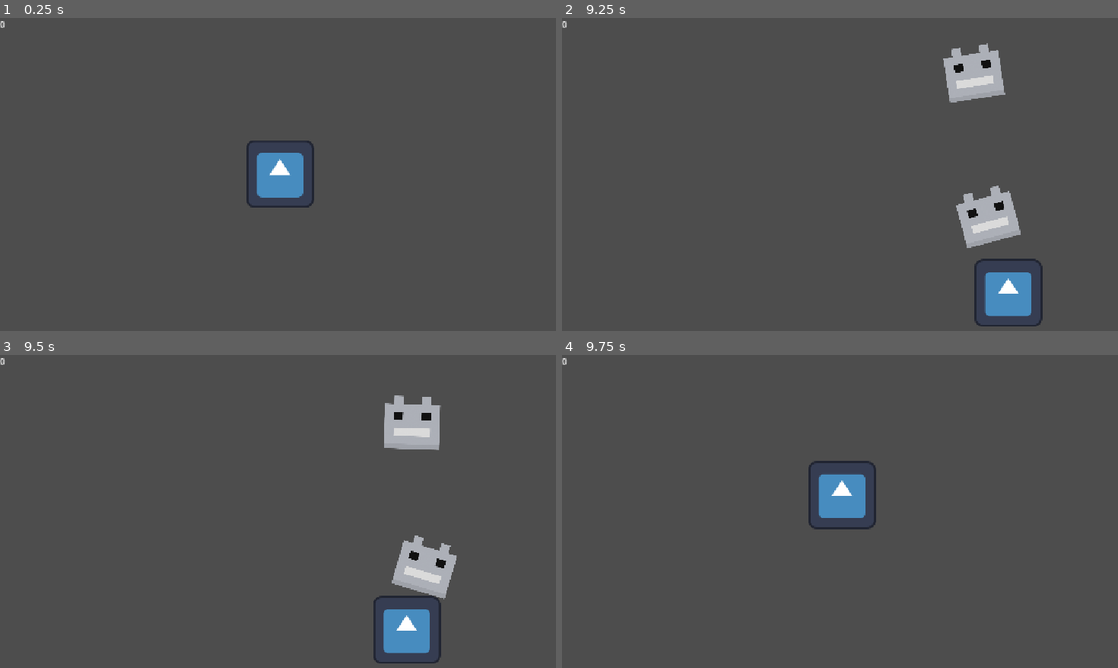
Above: before the commit, frames 1-4 (two rows, left to right).
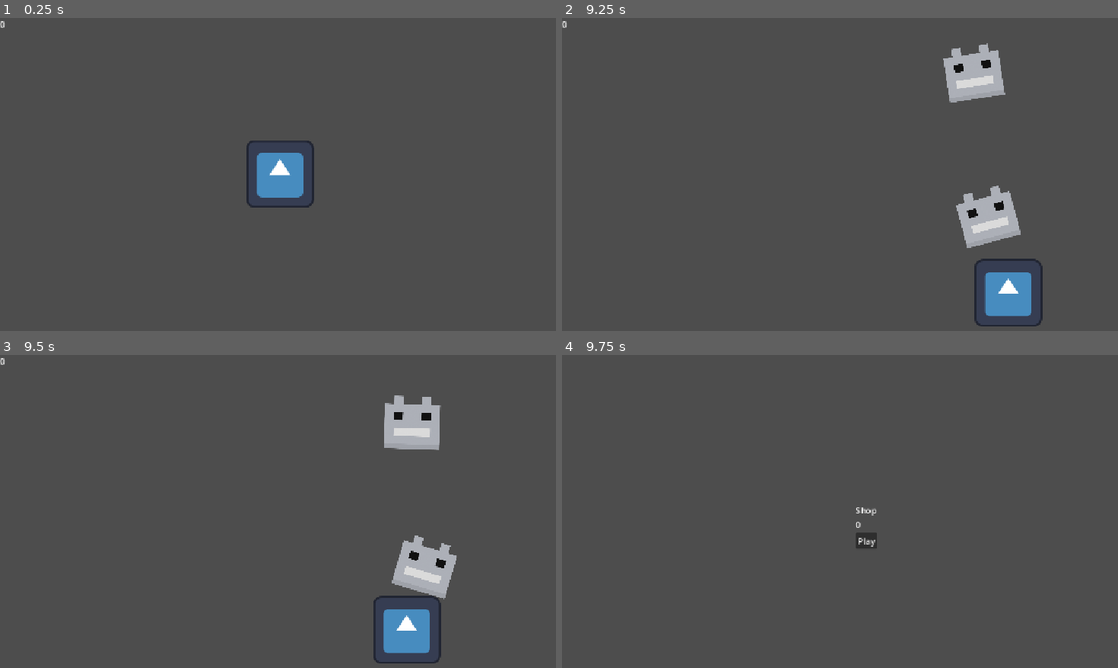
Above: after the commit, the same moments.

Repository: NxtCreator/little-archery
Game: Godot game, scene res://scenes/main.tscn
The game is run twice, just before and just after one commit, with the same random seed, the same clock (stepped at 60 frames per second) and the same inputs. The engine's default icon, where the game draws it, is replaced by a stand-in: a white triangle on a blue panel in a dark square.
Inputs (mouse positions are in pixels of both pictures, inside the frame that each line leads up to):
- Up to frame 1 (0.25 s): no input
- Up to frame 2 (9.25 s): tap Enter at 0.5 s; move the mouse to (1001, 171) at 0.52 s; hold D (move_right) 0.53-1.28 s; tap Alt every 1.5 s from 0.6 to 8.1 s; click (1001, 171) at 0.67 s; move the mouse to (745, 205) at 1.27 s; hold S (move_down) 1.28-2.03 s; tap Shift every 1.5 s from 1.35 to 8.85 s; move the mouse to (928, 115) at 2.02 s; hold D (move_right) 2.03-2.78 s; move the mouse to (834, 259) at 2.77 s; hold W (move_up) 2.78-3.53 s; click (834, 259) at 2.92 s; move the mouse to (1051, 240) at 3.52 s; hold A (move_left) 3.53-5.03 s; move the mouse to (684, 136) at 4.27 s; move the mouse to (895, 190) at 5.02 s; hold S (move_down) 5.03-5.78 s; click (895, 190) at 5.17 s; move the mouse to (773, 102) at 5.77 s; hold D (move_right) 5.78-6.53 s; move the mouse to (1001, 171) at 6.52 s; hold W (move_up) 6.53-7.28 s; move the mouse to (745, 205) at 7.27 s; hold D (move_right) 7.28-8.03 s; click (745, 205) at 7.42 s; move the mouse to (928, 115) at 8.02 s; hold S (move_down) 8.03-8.78 s; move the mouse to (834, 259) at 8.77 s; hold A (move_left) from 8.78 s (still down)
- Up to frame 3 (9.5 s): keep holding A (move_left)
- Up to frame 4 (9.75 s): move the mouse to (1051, 577) at 9.52 s; release A (move_left) at 9.53 s; hold W (move_up) from 9.53 s (still down); tap Alt at 9.6 s; click (1051, 577) at 9.67 s

Frames 1-3 are identical in both runs. In frame 4, 1.7% of the frame differs, in the area x 0-57%, y 0-62%.

Commit message:
Send player to the shop on game over instead of reloading the scene

Diff:
--- a/scenes/player.gd
+++ b/scenes/player.gd
@@ -50,4 +50,4 @@
 		body.queue_free()
 
 		if lives <= 0:
-			get_tree().reload_current_scene.call_deferred()
+			get_tree().change_scene_to_file.call_deferred("res://scenes/shop.tscn")
